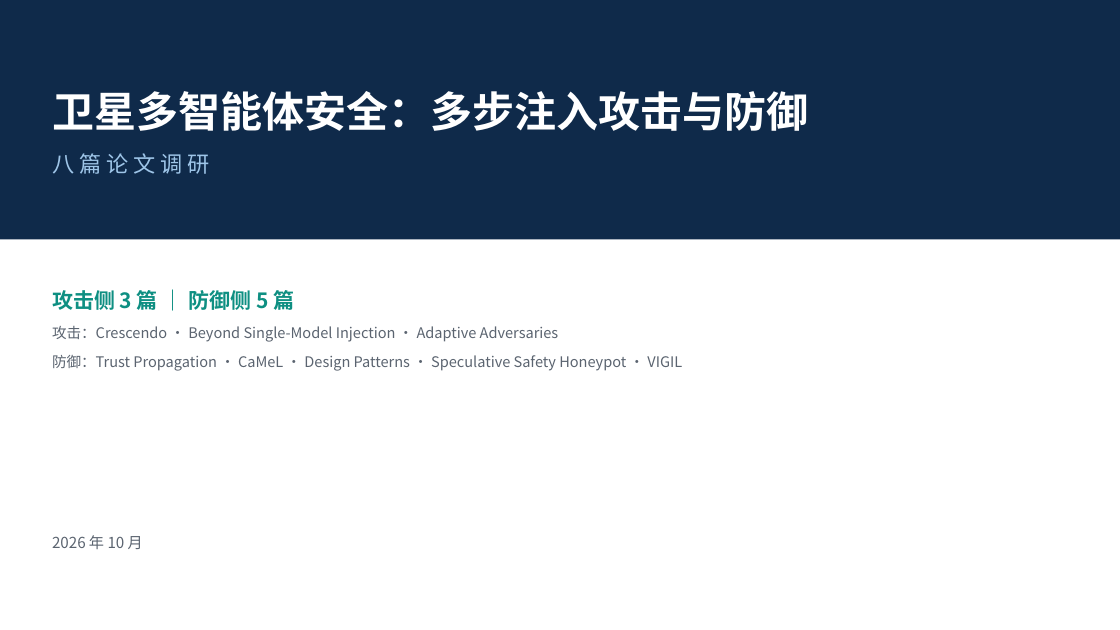
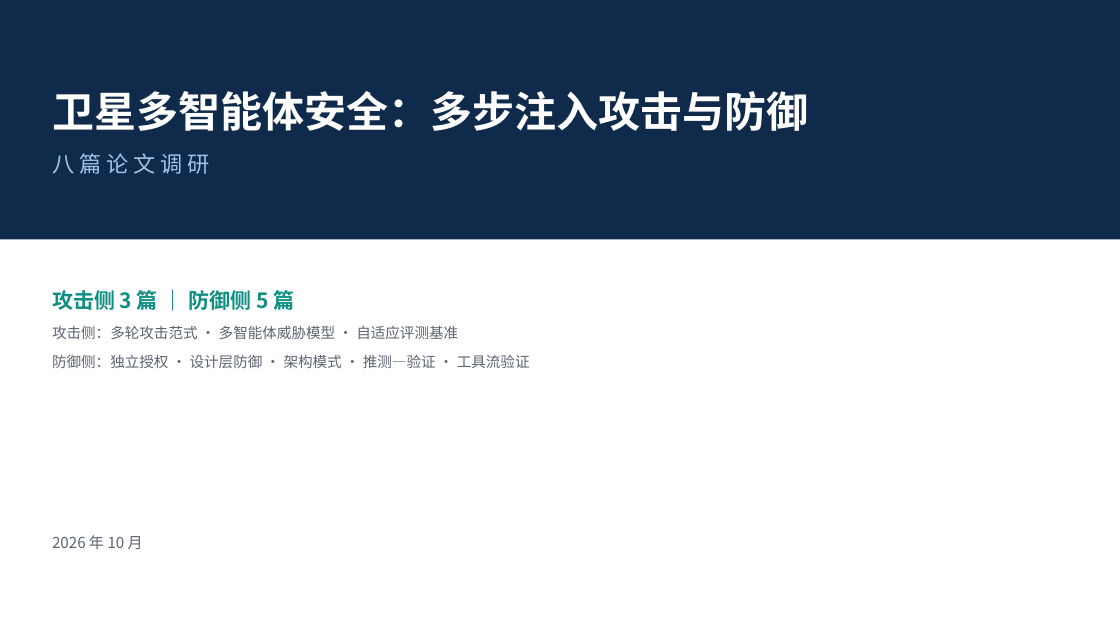
Before and after one commit to yiiiiiii1/multi-agent-remote-sensing, a slide deck: slide 1 of 阶段2-卫星多智能体防御/presentations/卫星多智能体安全调研汇报.pptx. Drawn at 1120x630 pixels with LibreOffice and Linux fonts; fonts in the diff are those of the drawing. Boxes give left, top, right and bottom in pixels: in the first picture for what was removed or moved away, otherwise in the second. Text is boxed around its words. In the diff, an @@ line names an element or a change of style, - is before the commit and + after.

```diff
--- a/阶段2-卫星多智能体防御/presentations/卫星多智能体安全调研汇报.pptx
+++ b/阶段2-卫星多智能体防御/presentations/卫星多智能体安全调研汇报.pptx
@@ text at <box>52,326,530,368</box>: text changed @@
-攻击：Crescendo · Beyond Single-Model Injection · Adaptive Adversaries
-防御：Trust Propagation · CaMeL · Design Patterns · Speculative Safety Honeypot · VIGIL
+攻击侧：多轮攻击范式 · 多智能体威胁模型 · 自适应评测基准
+防御侧：独立授权 · 设计层防御 · 架构模式 · 推测—验证 · 工具流验证
```
Also in this commit, not shown: 33 other slides changed, 3 other files.
